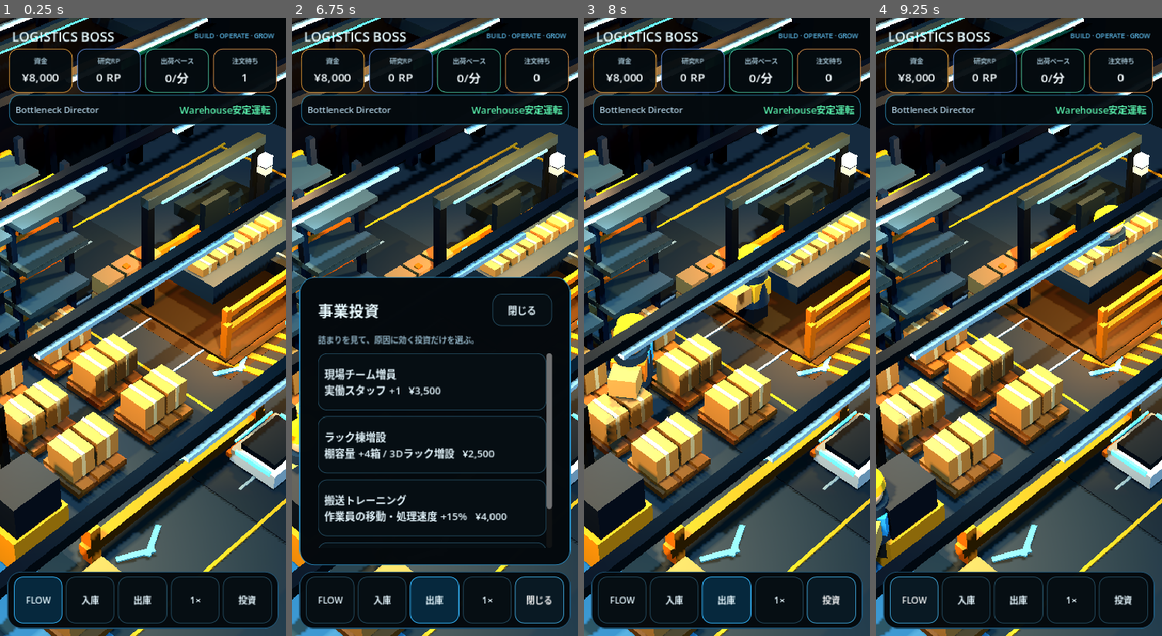
Above: before the commit, frames 1-4 (left to right).
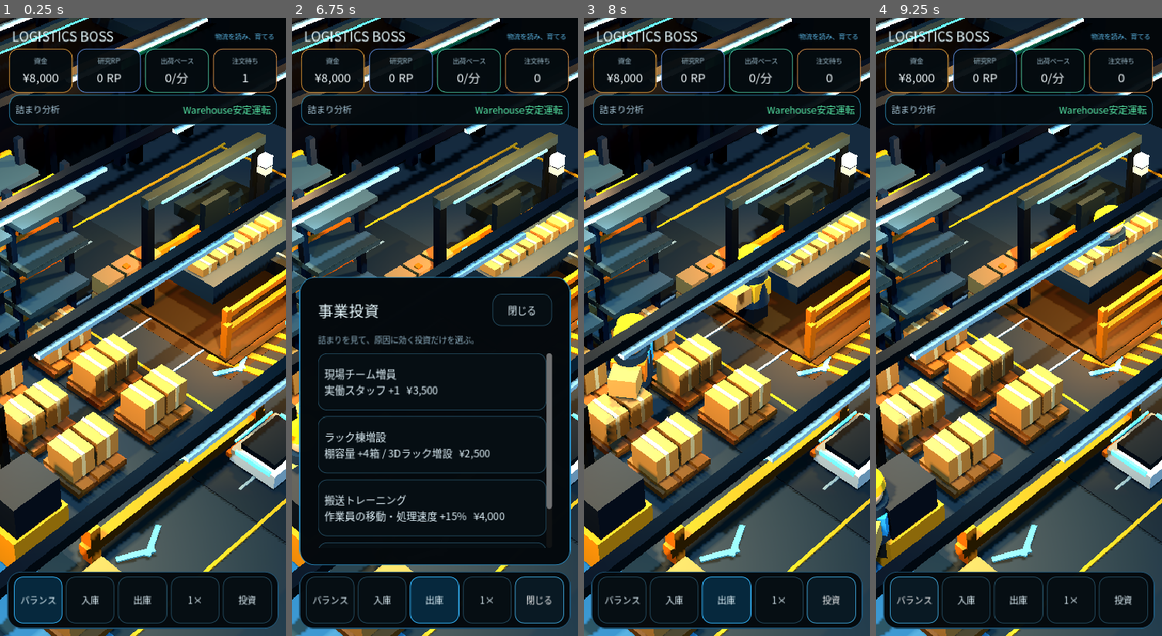
Above: after the commit, the same moments.

Repository: 48wr9f4wgp-lab/Logistics-Boss
Game: Godot game, scene res://scenes/main.tscn
Same seed, same stepped clock (60 frames per second), same inputs: the game is played once before the commit and once after it.
Inputs (mouse positions are in pixels of both pictures, inside the frame that each line leads up to):
- Up to frame 1 (0.25 s): no input
- Up to frame 2 (6.75 s): click (329, 598) at 0.5 s, where only the run before the commit has a clickable "FLOW"; click (329, 598) at 1.25 s, where only the run after the commit has a clickable "バランス"; click "入庫" at 2 s; click "出庫" at 2.75 s; click "1×" at 3.5 s; click "2×" at 4.25 s; click "4×" at 5 s; click "Ⅱ" at 5.75 s; click "投資" at 6.5 s
- Up to frame 3 (8 s): click "閉じる" at 7.25 s
- Up to frame 4 (9.25 s): click (913, 598) at 8 s, where only the run before the commit has a clickable "FLOW"; click (913, 598) at 8.75 s, where only the run after the commit has a clickable "バランス"

The runs differ from the first frame. In frame 1, 1.7% of the frame differs, in the area x 4-96%, y 2-95%; in frame 2, 4.6%; in frame 3, 1.8%; in frame 4, 1.8%.

Commit message:
Make Japanese Godot HUD canonical

Diff:
--- a/godot/main.gd
+++ b/godot/main.gd
@@ -5,7 +5,7 @@
 const WarehouseVisualPass2Script = preload("res://view/visual_pass_2.gd")
 const WarehouseVisualPass3Script = preload("res://view/visual_pass_3.gd")
 const WarehouseVisualCompositionFixScript = preload("res://view/visual_composition_fix.gd")
-const GameHudScript = preload("res://ui/game_hud.gd")
+const GameHudScript = preload("res://ui/game_hud_ja.gd")
 const SaveStoreScript = preload("res://persistence/save_store.gd")
 
 var sim: WarehouseSim
